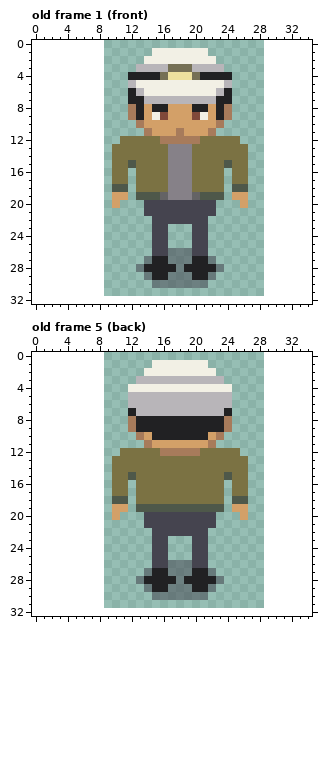
Pixel-art file -- MiniJam-Deception/Sprites/main-character-normal.aseprite. The picture above is the old version.
20x32 pixels, 16 frames. Colours within 5 levels of each other are drawn and written as one. Shown: old frame 1 (front), old frame 5 (back). The old version is drawn lined up with the new one, on the new canvas. The commit also changed other frames, which this record leaves out.
After the commit:
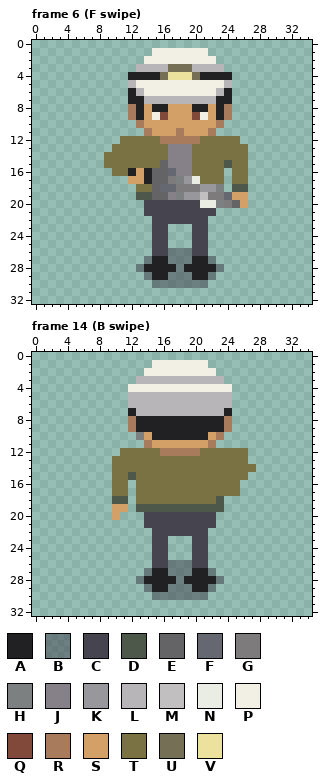
Palette (. is transparent): A #212123  B #45444f81  C #45444f  D #4e584a  E #646365  F #656870  G #7d7b7b  H #7d8081  J #868188  K #97979c  L #b8b5b9  M #c2bfc0  N #eaede4  P #f2f0e5  Q #80493a  R #a77b5b  S #d3a068  T #7b7243  U #757055  V #ede19e
A new or re-ordered frame is compared with the old frame closest to it.
Difference:
canvas 20x32 -> 35x33, the old top-left corner now at 9,0
frames 16 -> 36
--- frame 6 (F swipe) is new; against old frame 1 (front)
@@ x 7..27 @@
 13 ...TTTTTTTJJJTTTTTTT.
-14 ...TTTTTTTJJJTTTTTTT.
-15 ...TTDTTTTJJJTTTTDTT.
-16 ...TT.TTTTJJJTTTT.TT.
-17 ...TT.TTTTJJJTTTT.TT.
-18 ...DD.TTTTJJJTTTT.DD.
-19 ...SS.DDDEJJJEDDD.SS.
-20 ...S...CCCCCCCCC...S.
+14 ..TTTTTTTTJJJTTTTTTT.
+15 ..TTTTTTTEJJJTTTTDTT.
+16 ...TTASAEEFJJTTTT.TT.
+17 .....SSAEEGHKNTTT.TT.
+18 ......TTEFFGGGKKH.DD.
+19 ......DDEEJHKKMGGFSS.
+20 .......CCCCCCCNNHGES.
 21 .......CCCCCCCCC.....
--- frame 14 (B swipe) is new; against old frame 5 (back)
@@ x 11..29 @@
  9 .RAAAAAAAAAAAR.....
-10 ..RSAAAAAAASR......
+10 ..HSAAAAAAASR......
 11 ...RSSSSSSSR.......
-12 TTTTTRRRRRTTTTT....
+12 TTTTTRRRRRTTTTTT...
 13 TTTTTTTTTTTTTTTT...
-14 TTTTTTTTTTTTTTTT...
-15 TDTTTTTTTTTTTDTT...
-16 T.TTTTTTTTTTT.TT...
-17 T.TTTTTTTTTTT.TT...
-18 D.TTTTTTTTTTT.DD...
-19 S.DDDDDDDDDDD.SS...
-20 ...CCCCCCCCC...S...
+14 TTTTTTTTTTTTTTTTT..
+15 TDTTTTTTTTTTTTTT...
+16 T.TTTTTTTTTTTTT....
+17 T.TTTTTTTTTTTTT....
+18 D.TTTTTTTTTTD......
+19 S.DDDDDDDDDDD......
+20 ...CCCCCCCCC.......
 21 ...CCCCCCCCC.......
Pixel boxes of the changes (left, top, right, bottom) in both pictures:
changed: (104, 152, 240, 208)
changed: (136, 432, 144, 440)
changed: (216, 448, 256, 520)
